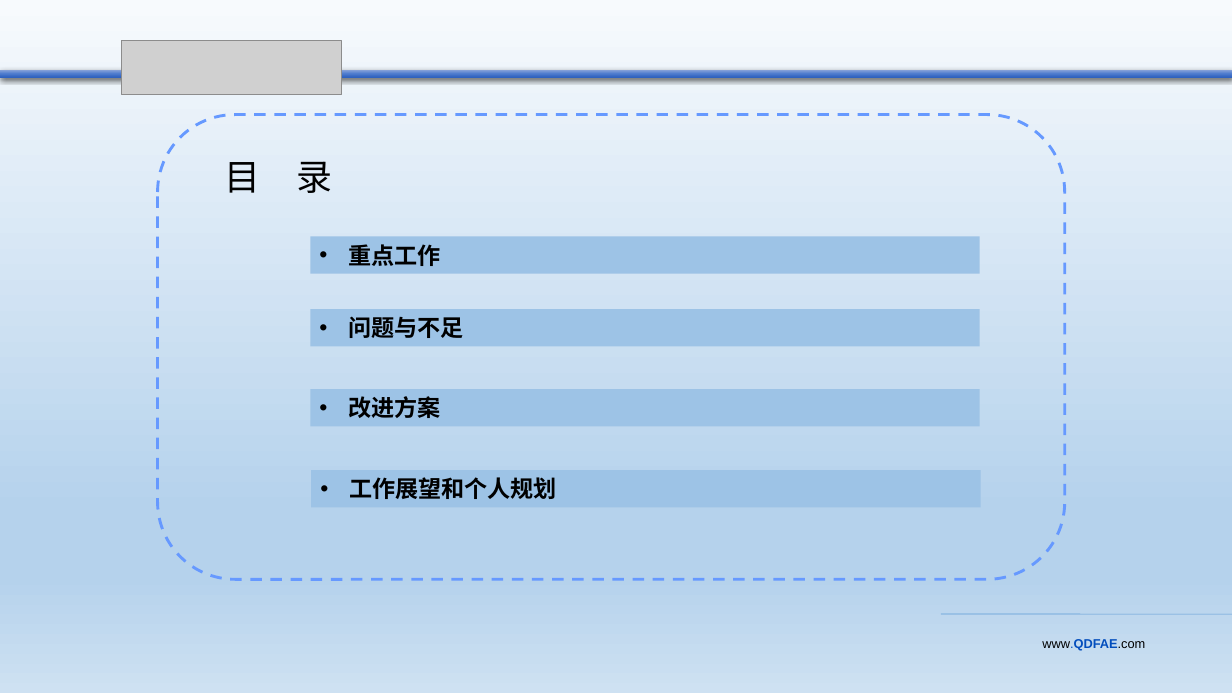
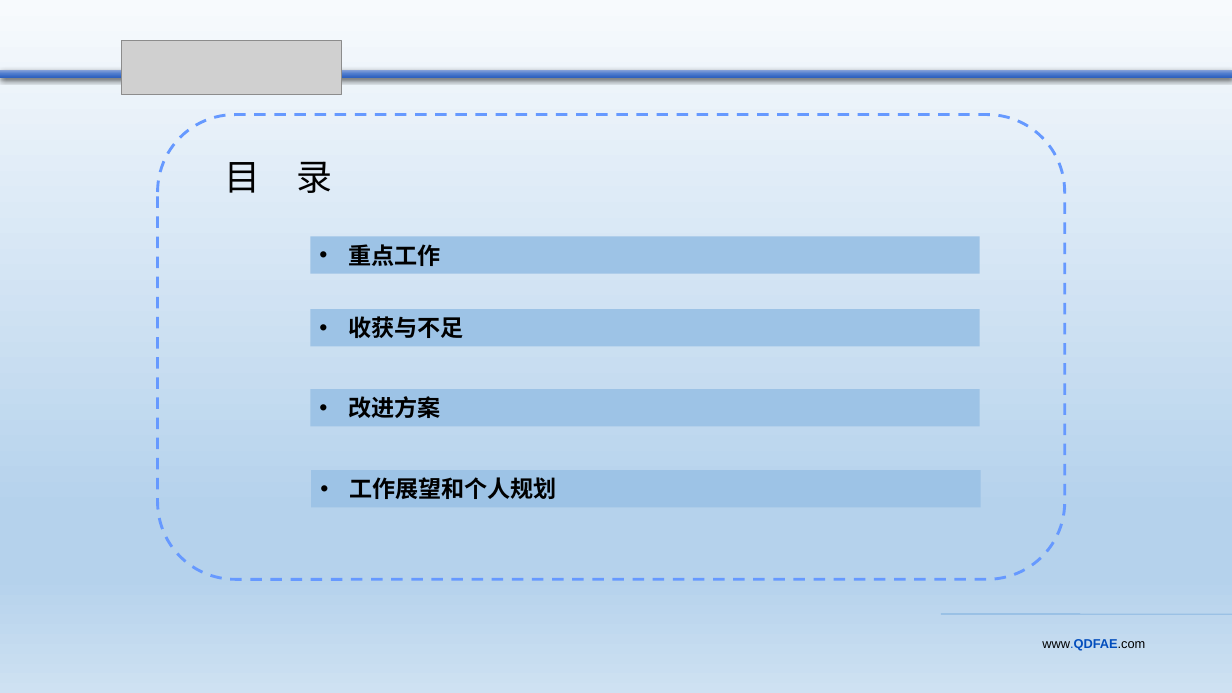
Before and after one commit to lhw1320/springcloud, a slide deck: slide 2 of doc/src/main/resources/qdfae/青金中心连宏伟转正答辩.pptx. Drawn at 1232x693 pixels with LibreOffice and Linux fonts; fonts in the diff are those of the drawing; grey boxes stand for pictures. Boxes give left, top, right and bottom in pixels: in the first picture for what was removed or moved away, otherwise in the second. Text is boxed around its words. In the diff, an @@ line names an element or a change of style, - is before the commit and + after.

```diff
--- a/doc/src/main/resources/qdfae/青金中心连宏伟转正答辩.pptx
+++ b/doc/src/main/resources/qdfae/青金中心连宏伟转正答辩.pptx
@@ text in rectangle at (x1=348, y1=316, x2=463, y2=338): text changed @@
-• 问题与不足
+• 收获与不足
```
Also in this commit, not shown: 7 other slides changed.
